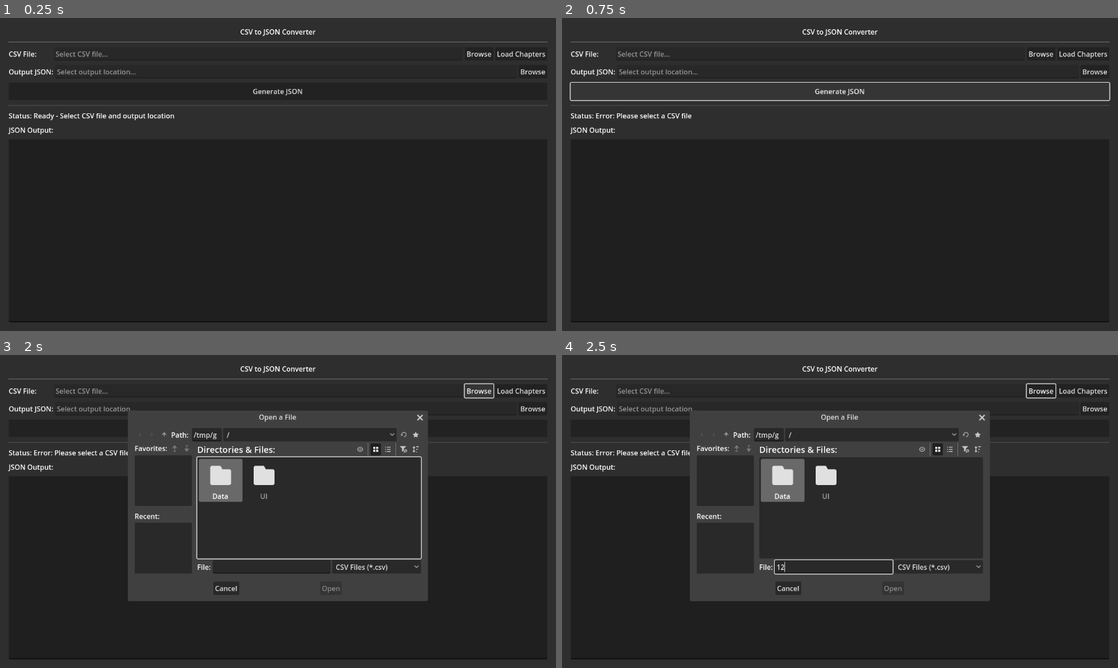
Above: before the commit, frames 1-4 (two rows, left to right).
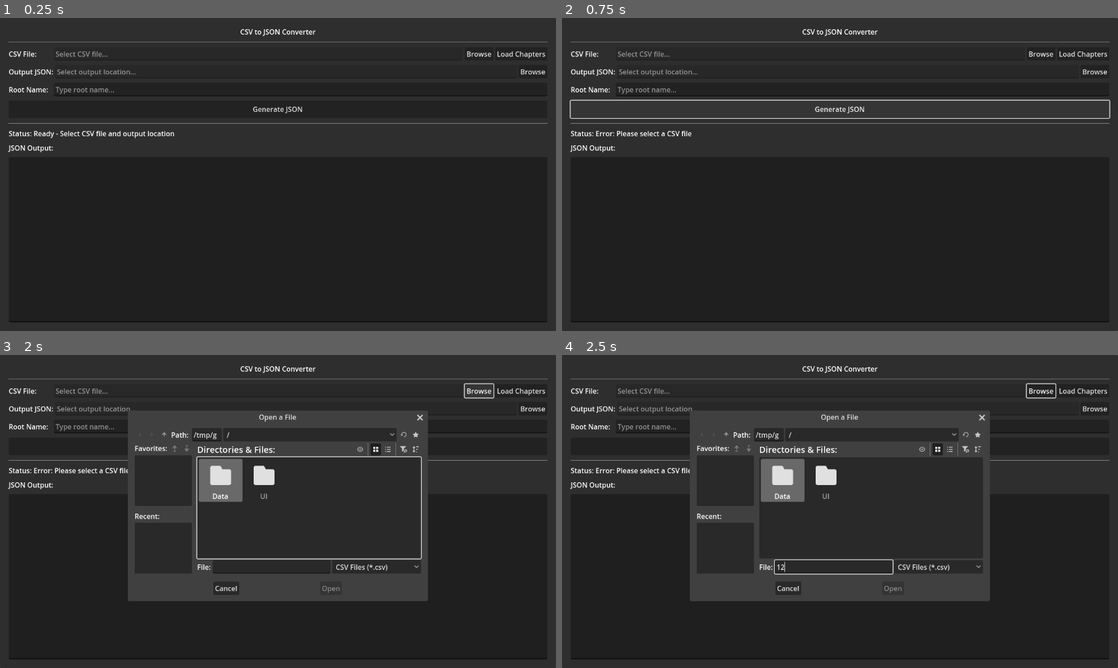
Above: after the commit, the same moments.

Repository: Sandy4j/csv-parsing
Game: Godot game, scene res://UI/Main/Main.tscn
Two runs of this game, one before a commit and one after it. Both use one fixed random seed, a clock stepped at 60 frames per second and the inputs below.
Inputs (mouse positions are in pixels of both pictures, inside the frame that each line leads up to):
- Up to frame 1 (0.25 s): no input
- Up to frame 2 (0.75 s): click "Generate JSON" at 0.5 s
- Up to frame 3 (2 s): click "Browse" at 1.25 s
- Up to frame 4 (2.5 s): click (834, 567) at 2.02 s; type "12" at 2.1 s

The runs differ from the first frame. In frame 1, 1.5% of the frame differs, in the area x 1-99%, y 22-43%; in frame 2, 2.2%, in the area x 1-99%, y 20-43%; in frame 3, 0.9%; in frame 4, 0.9%.

Commit message:
feat: add root name input for JSON generation

Diff:
--- a/Data/Json_generate.gd
+++ b/Data/Json_generate.gd
@@ -26,13 +26,13 @@
 	pass
 
 ## Generate JSON dari data yang diberikan ke output path yang ditentukan
-func generate_json_to_path(data: Dictionary, output_path: String) -> String:
+func generate_json_to_path(data: Dictionary, output_path: String, root_name: String = "MainStory") -> String:
 	if data.is_empty():
 		push_error("Data is empty")
 		return ""
 
 	# Buat string JSON dengan urutan key yang ditentukan
-	var json_string = stringify_order(data)
+	var json_string = stringify_order(data, root_name)
 
 	var file = FileAccess.open(output_path, FileAccess.WRITE)
 	if file == null:
@@ -47,10 +47,10 @@
 	return json_string
 
 ## Fungsi untuk menghasilkan string JSON dengan urutan key yang ditentukan
-func stringify_order(data: Dictionary) -> String:
+func stringify_order(data: Dictionary, root_name: String = "DefaultRoot") -> String:
 	var lines = []
 	lines.append("{")
-	lines.append("\t\"MainStory\": {")
+	lines.append("\t\"%s\": {" % root_name)
 
 	# Menulis key-value untuk setiap chapter
 	var chapter_keys = data.keys()
--- a/UI/Main/Main.gd
+++ b/UI/Main/Main.gd
@@ -5,6 +5,7 @@
 @onready var browse_button: Button = %BrowseButton
 @onready var output_path_edit: LineEdit = %OutputPathEdit
 @onready var output_browse_button: Button = %OutputBrowseButton
+@onready var root_name_edit: LineEdit = %RootNameEdit
 @onready var generate_button: Button = %GenerateButton
 @onready var status_label: Label = %StatusLabel
 @onready var json_output: TextEdit = %JsonOutput
@@ -177,8 +178,13 @@
 
 	update_status("Generating JSON...")
 
+	# Ambil root name dari input user atau gunakan default
+	var root_name = root_name_edit.text.strip_edges()
+	if root_name.is_empty():
+		root_name = "DefaultRoot"
+
 	# Generate JSON menggunakan Json_generate.gd
-	var json_string = json_generator.generate_json_to_path(data_to_export, output_path)
+	var json_string = json_generator.generate_json_to_path(data_to_export, output_path, root_name)
 	if json_string.is_empty():
 		update_status("Error: Failed to generate JSON")
 		return
--- a/UI/Main/Main.tscn
+++ b/UI/Main/Main.tscn
@@ -86,6 +86,20 @@
 layout_mode = 2
 text = "Browse"
 
+[node name="RootNameSection" type="HBoxContainer" parent="Panel/VBoxContainer"]
+layout_mode = 2
+
+[node name="RootNameLabel" type="Label" parent="Panel/VBoxContainer/RootNameSection"]
+custom_minimum_size = Vector2(100, 0)
+layout_mode = 2
+text = "Root Name:"
+
+[node name="RootNameEdit" type="LineEdit" parent="Panel/VBoxContainer/RootNameSection"]
+unique_name_in_owner = true
+layout_mode = 2
+size_flags_horizontal = 3
+placeholder_text = "Type root name..."
+
 [node name="GenerateButton" type="Button" parent="Panel/VBoxContainer"]
 unique_name_in_owner = true
 custom_minimum_size = Vector2(0, 40)
@@ -159,6 +173,5 @@
 title = "Save JSON File"
 size = Vector2i(600, 400)
 ok_button_text = "Save"
-file_mode = 4
 access = 2
 filters = PackedStringArray("*.json ; JSON Files")
